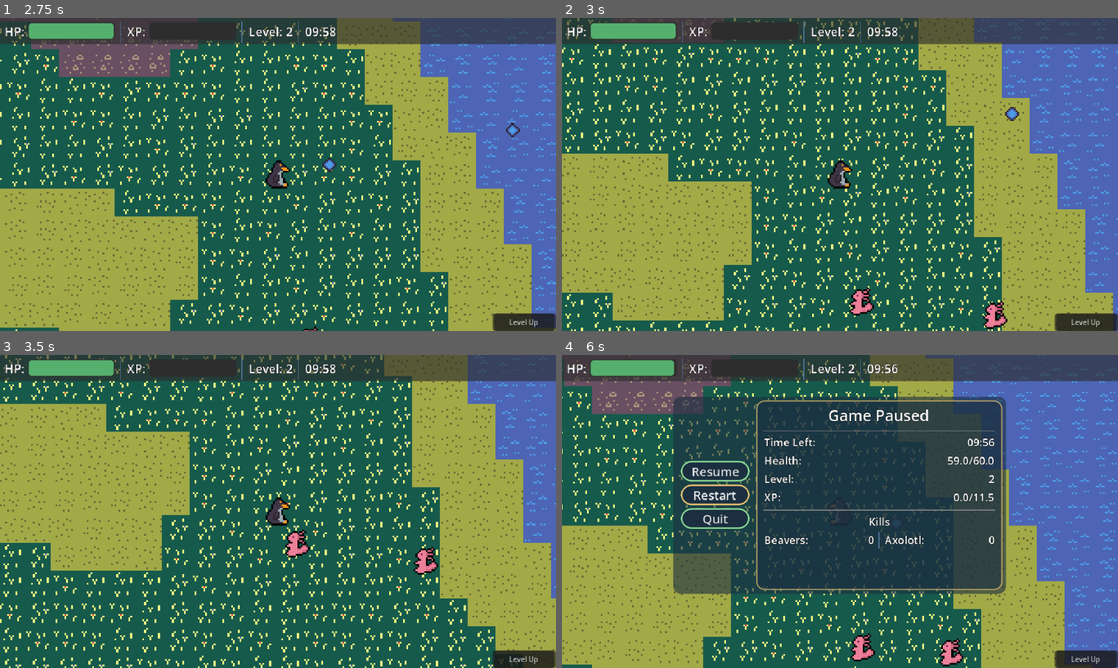
Above: before the commit, frames 1-4 (two rows, left to right).
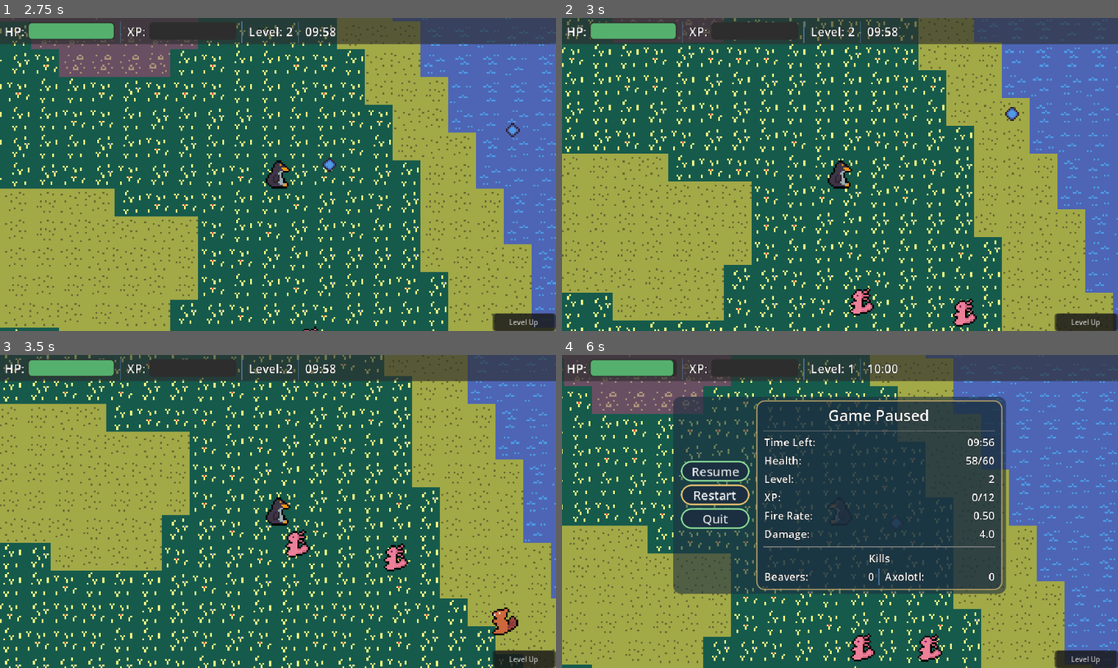
Above: after the commit, the same moments.

Repository: dr-rodriguez/Penguin-Last-Stand
Game: Godot game, scene res://src/core/main_game/main_game.tscn
Same seed, same stepped clock (60 frames per second), same inputs: the game is played once before the commit and once after it.
Inputs (mouse positions are in pixels of both pictures, inside the frame that each line leads up to):
- Up to frame 1 (2.75 s): click "Level Up" at 0.5 s; click (139, 190) at 1.25 s; move the mouse to (400, 158) at 2.02 s; press the mouse at (400, 158) at 2.03 s; hold D (move_right) from 2.03 s (still down)
- Up to frame 2 (3 s): move the mouse to (728, 190) at 2.77 s; release D (move_right) at 2.78 s; release the mouse at (728, 190) at 2.78 s; hold S (move_down) from 2.78 s (still down); click (728, 190) at 2.85 s
- Up to frame 3 (3.5 s): keep holding S (move_down)
- Up to frame 4 (6 s): move the mouse to (895, 442) at 3.52 s; release S (move_down) at 3.53 s; press the mouse at (895, 442) at 3.53 s; hold D (move_right) 3.53-4.28 s; move the mouse to (812, 574) at 4.27 s; release the mouse at (812, 574) at 4.28 s; hold W (move_up) 4.28-5.03 s; click (812, 574) at 4.35 s; move the mouse to (1006, 558) at 5.02 s; press the mouse at (1006, 558) at 5.03 s; hold A (move_left) 5.03-5.75 s; tap Escape (pause) at 5.65 s; release the mouse at (1006, 558) at 5.75 s; click "Restart" at 5.75 s

Frame 1 is identical in both runs. In frame 2, 0.5% of the frame differs, in the area x 70-81%, y 89-100%; in frame 3, 0.8%; in frame 4, 2.1%, in the area x 19-78%, y 1-100%.

Commit message:
refactoring for helper Stats autoload, adding reset logic, updating pause menu

Diff:
--- a/project.godot
+++ b/project.godot
@@ -18,6 +18,7 @@
 
 [autoload]
 
+Stats="*uid://b0tr2tsgluf72"
 Game="*uid://cc5nqv4x4qfyc"
 Settings="*uid://dxr53ebv2yjhi"
 
--- a/src/core/autoload/game.gd
+++ b/src/core/autoload/game.gd
@@ -11,77 +11,11 @@
 signal run_lost()
 signal level_up()
 signal powerup_selected(name: String)
-
-## Growth rate of difficulty/level up requirement
-const GROWTH: float = 0.15
-## Maximum time to count down from
-const MAX_TIME: int = 600
-## Growth rate of power ups
-const POWER_GROWTH: float = 0.1
-
-# Player properties
-## Current XP toward next level, never negative
-var player_xp: float = 0:
-	set(value):
-		player_xp = maxf(value, 0.0)
-## Max health, never below 1
-var player_health: float = 50.0:
-	set(value):
-		player_health = maxf(value, 1.0)
-		# Re-clamp current health against the new max
-		current_player_health = current_player_health
-## Live health, clamped to [0, player_health]
-var current_player_health: float = 50.0:
-	set(value):
-		current_player_health = clampf(value, 0.0, player_health)
-## Player level
-var player_level: int = 1
-## XP needed for a level up
-var level_xp_needed: float = 10.0
-
-#region Player combat attributes
-## Fire rate, never below 0.1
-var fire_interval: float = 0.5:
-	set(value):
-		fire_interval = maxf(value, 0.1)
-## Current fire rate, clamped to [0.1, fire_interval]
-var current_fire_interval: float = 0.5:
-	set(value):
-		current_fire_interval = clampf(value, 0.1, fire_interval)
-
-var bullet_speed: float = 300.
-var current_bullet_speed: float = 300.
-var bullet_damage: float = 4.0
-var current_bullet_damage: float = 4.0
-
-#endregion
-
-## Enemy type weight (below this value, second type shows up)
-var enemy_type_weight: float = 0.4
-## Enemy spawn time (rate increases over time)
-var enemy_spawn_time: float = 1.0:
-	set(value):
-		# Clamp to be within low/high thresholds
-		enemy_spawn_time = clampf(value, 0.1, 1.0)
-
-## List of available power ups
-var power_up_list := [
-	preload("res://src/resources/powerups/damage_up.tres"),
-	preload("res://src/resources/powerups/fire_rate.tres"),
-	preload("res://src/resources/powerups/health_boost.tres"),
-]
-
-# Game stats
-var beaver_kills: int = 0
-var axolotl_kills: int = 0
-## Game time in seconds
-var time_elapsed: int = 0
-
-var debug_flag:bool = true
+signal stats_refreshed()
 
 
 func _ready() -> void:
-	_reset()
+	Stats.reset()
 	print("[Game] ready")
 
 	# Signal connnections
@@ -91,22 +25,16 @@
 	powerup_selected.connect(_on_powerup_selected)
 
 
-## Helper method to reset values on game start
-func _reset() -> void:
-	# TODO: Make a game reset function
-	pass
-
-
 ## Logic for any time calculations
 func calculate_time_stats() -> void:
-	time_elapsed += 1
+	Stats.time_elapsed += 1
 
 	# Reached end time, emit win signal
-	if time_elapsed >= MAX_TIME:
+	if Stats.time_elapsed >= Stats.MAX_TIME:
 		run_won.emit()
 
 	# Increase difficulty every 2 minutes
-	if time_elapsed % 120 == 0:
+	if Stats.time_elapsed % 120 == 0:
 		_increase_difficulty()
 
 
@@ -118,30 +46,30 @@
 
 ## Handle XP when enemies are defeated
 func _on_enemy_defeated(_n: Node) -> void:
-	player_xp += 1
+	Stats.player_xp += 1
 
 	# Level up logic
-	if player_xp >= level_xp_needed:
+	if Stats.player_xp >= Stats.level_xp_needed:
 		level_up.emit()
 
 
 ## Increase the difficulty
 func _increase_difficulty() -> void:
-	enemy_spawn_time *= (1.0 - GROWTH)
-	print("[Game] Spawn time now " + str(enemy_spawn_time))
+	Stats.enemy_spawn_time *= (1.0 - Stats.GROWTH)
+	print("[Game] Spawn time now " + str(Stats.enemy_spawn_time))
 
 
 ## Handle level ups
 func _on_level_up() -> void:
 	# Reset current XP amount
-	player_xp = 0
-	level_xp_needed *= (1.0 + GROWTH)
-	player_level += 1
+	Stats.player_xp = 0
+	Stats.level_xp_needed *= (1.0 + Stats.GROWTH)
+	Stats.player_level += 1
 
 	# Increase the difficutly
 	_increase_difficulty()
 
-	print("[Game] Level up to " + str(player_level))
+	print("[Game] Level up to " + str(Stats.player_level))
 	# MainGame freezes the run until a power-up is picked
 
 
@@ -160,24 +88,25 @@
 			_apply_damage_up()
 	# MainGame resumes the run now that the choice is made
 
+	# Refresh stats, if needed
+	stats_refreshed.emit()
+
 ## Increase maximum health
 func _apply_health_boost() -> void:
-	player_health += 10.
-	current_player_health += 10.
-	print("[Game] health: " + str(current_player_health) + "/" + str(player_health))
-	# Player hasn't really been hit, but this is used for the HUD
-	player_hit.emit()
+	Stats.player_health += 10.
+	Stats.current_player_health += 10.
+	print("[Game] health: " + str(Stats.current_player_health) + "/" + str(Stats.player_health))
 
 ## Increase fire rate
 func _apply_fire_rate_up() -> void:
-	current_fire_interval *= (1.0 - POWER_GROWTH)
-	fire_interval *= (1.0 - POWER_GROWTH)
-	print("[Game] fire rate: " + str(current_fire_interval))
+	Stats.current_fire_interval *= (1.0 - Stats.POWER_GROWTH)
+	Stats.fire_interval *= (1.0 - Stats.POWER_GROWTH)
+	print("[Game] fire rate: " + str(Stats.current_fire_interval))
 
 ## Increase damage dealt
 func _apply_damage_up() -> void:
-	current_bullet_damage += 1
-	bullet_damage += 1.0
-	print("[Game] damage: " + str(current_bullet_damage))
+	Stats.current_bullet_damage += 1
+	Stats.bullet_damage += 1.0
+	print("[Game] damage: " + str(Stats.current_bullet_damage))
 
 #endregion
--- /dev/null
+++ b/src/core/autoload/stats.gd
@@ -0,0 +1,108 @@
+extends Node
+
+## Holds all per-run tuning values and mutable run state.
+## Game reads/writes these; Stats owns the defaults and the reset.
+
+## Growth rate of difficulty/level up requirement
+const GROWTH: float = 0.15
+## Maximum time to count down from
+const MAX_TIME: int = 600
+## Growth rate of power ups
+const POWER_GROWTH: float = 0.1
+
+#region Defaults
+const DEFAULT_PLAYER_HEALTH: float = 50.0
+const DEFAULT_LEVEL_XP_NEEDED: float = 10.0
+const DEFAULT_FIRE_INTERVAL: float = 0.5
+const DEFAULT_BULLET_SPEED: float = 300.0
+const DEFAULT_BULLET_DAMAGE: float = 4.0
+const DEFAULT_ENEMY_TYPE_WEIGHT: float = 0.4
+const DEFAULT_ENEMY_SPAWN_TIME: float = 0.8
+#endregion
+
+# Player properties
+## Current XP toward next level, never negative
+var player_xp: float = 0:
+	set(value):
+		player_xp = maxf(value, 0.0)
+## Max health, never below 1
+var player_health: float = DEFAULT_PLAYER_HEALTH:
+	set(value):
+		player_health = maxf(value, 1.0)
+		# Re-clamp current health against the new max
+		current_player_health = current_player_health
+## Live health, clamped to [0, player_health]
+var current_player_health: float = DEFAULT_PLAYER_HEALTH:
+	set(value):
+		current_player_health = clampf(value, 0.0, player_health)
+## Player level
+var player_level: int = 1
+## XP needed for a level up
+var level_xp_needed: float = DEFAULT_LEVEL_XP_NEEDED
+
+#region Player combat attributes
+## Fire rate, never below 0.1
+var fire_interval: float = DEFAULT_FIRE_INTERVAL:
+	set(value):
+		fire_interval = maxf(value, 0.1)
+## Current fire rate, clamped to [0.1, fire_interval]
+var current_fire_interval: float = DEFAULT_FIRE_INTERVAL:
+	set(value):
+		current_fire_interval = clampf(value, 0.1, fire_interval)
+
+var bullet_speed: float = DEFAULT_BULLET_SPEED
+var current_bullet_speed: float = DEFAULT_BULLET_SPEED
+var bullet_damage: float = DEFAULT_BULLET_DAMAGE
+var current_bullet_damage: float = DEFAULT_BULLET_DAMAGE
+#endregion
+
+## Enemy type weight (below this value, second type shows up)
+var enemy_type_weight: float = DEFAULT_ENEMY_TYPE_WEIGHT
+## Enemy spawn time (rate increases over time)
+var enemy_spawn_time: float = DEFAULT_ENEMY_SPAWN_TIME:
+	set(value):
+		# Clamp to be within low/high thresholds
+		enemy_spawn_time = clampf(value, 0.05, DEFAULT_ENEMY_SPAWN_TIME)
+
+## List of available power ups
+var power_up_list := [
+	preload("res://src/resources/powerups/damage_up.tres"),
+	preload("res://src/resources/powerups/fire_rate.tres"),
+	preload("res://src/resources/powerups/health_boost.tres"),
+]
+
+# Game stats
+var beaver_kills: int = 0
+var axolotl_kills: int = 0
+## Game time in seconds
+var time_elapsed: int = 0
+
+var debug_flag: bool = true
+
+
+func _ready() -> void:
+	print("[Stats] ready")
+
+
+## Restore every run value to its starting state
+func reset() -> void:
+	player_xp = 0.0
+	player_level = 1
+	level_xp_needed = DEFAULT_LEVEL_XP_NEEDED
+
+	player_health = DEFAULT_PLAYER_HEALTH
+	current_player_health = DEFAULT_PLAYER_HEALTH
+
+	fire_interval = DEFAULT_FIRE_INTERVAL
+	current_fire_interval = DEFAULT_FIRE_INTERVAL
+	bullet_speed = DEFAULT_BULLET_SPEED
+	current_bullet_speed = DEFAULT_BULLET_SPEED
+	bullet_damage = DEFAULT_BULLET_DAMAGE
+	current_bullet_damage = DEFAULT_BULLET_DAMAGE
+
+	enemy_type_weight = DEFAULT_ENEMY_TYPE_WEIGHT
+	enemy_spawn_time = DEFAULT_ENEMY_SPAWN_TIME
+
+	beaver_kills = 0
+	axolotl_kills = 0
+	time_elapsed = 0
--- a/src/core/main_game/main_game.gd
+++ b/src/core/main_game/main_game.gd
@@ -21,7 +21,7 @@
 	Game.powerup_selected.connect(_on_powerup_selected)
 	pause_menu.resume_requested.connect(_pause_for.bind(PauseSource.NONE))
 
-	debug_layer.visible = Game.debug_flag
+	debug_layer.visible = Stats.debug_flag
 
 
 func _process(_delta: float) -> void:
@@ -69,7 +69,7 @@
 	snowball.launch()
 
 	# Start the timer
-	shoot_timer.start(Game.current_fire_interval)
+	shoot_timer.start(Stats.current_fire_interval)
 	on_cooldown = true
 
 
--- a/src/core/main_game/spawner.gd
+++ b/src/core/main_game/spawner.gd
@@ -30,7 +30,7 @@
 
 	# Randomize enemy type (change enemy.enemy_def)
 	var spawn_weight := randf()
-	if spawn_weight <= Game.enemy_type_weight:
+	if spawn_weight <= Stats.enemy_type_weight:
 		enemy.enemy_def = BEAVER
 	else:
 		enemy.enemy_def = AXOLOTL
@@ -39,7 +39,7 @@
 	enemy.launch(player)
 
 	# Use latest spawn time
-	spawn_timer.start(Game.enemy_spawn_time)
+	spawn_timer.start(Stats.enemy_spawn_time)
 
 	#print("[Spawner] Enemy " + enemy.enemy_def.name + " added")
 
@@ -50,9 +50,9 @@
 
 	# Count score
 	if enemy.enemy_def.name == "Axolotl":
-		Game.axolotl_kills += 1
+		Stats.axolotl_kills += 1
 	elif enemy.enemy_def.name == "Beaver":
-		Game.beaver_kills += 1
+		Stats.beaver_kills += 1
 	# Player XP is handled by Game autoload
 
 	# Release enemy back to pool
--- a/src/gameplay/interactables/snowball.gd
+++ b/src/gameplay/interactables/snowball.gd
@@ -4,14 +4,14 @@
 
 var direction := Vector2.ZERO
 var travelled_distance: float = 0.0
-var speed: float = Game.current_bullet_speed
+var speed: float = Stats.current_bullet_speed
 
 
 ## Reset any properties between acquisitions
 func _reset() -> void:
 	travelled_distance = 0.0
 	direction = Vector2.ZERO
-	speed = Game.current_bullet_speed
+	speed = Stats.current_bullet_speed
 
 
 func _physics_process(delta: float) -> void:
@@ -33,7 +33,7 @@
 
 	var mouse_pos: Vector2 = get_global_mouse_position()
 	direction = (mouse_pos - global_position).normalized()
-	speed = Game.current_bullet_speed
+	speed = Stats.current_bullet_speed
 
 
 ## Hit an enemy
@@ -42,7 +42,7 @@
 	if "Enemy" in body.get_groups():
 		#print("[Snowball] hit enemy " + str(body))
 		# Do damage to enemy
-		body.take_damage(Game.current_bullet_damage)
+		body.take_damage(Stats.current_bullet_damage)
 		Game.snowball_done.emit(self)
 	else:
 		return
--- a/src/gameplay/player/player.gd
+++ b/src/gameplay/player/player.gd
@@ -43,7 +43,7 @@
 
 		# Reciprocal damage to enemy
 		# TODO: Decide if this should be bullet damage or some other value
-		body.take_damage(Game.current_bullet_damage)
+		body.take_damage(Stats.current_bullet_damage)
 
 		# Start cooldown so player doesn't take too much damage
 		damage_cooldown.start()
@@ -52,14 +52,14 @@
 
 ## Method for player to take damage
 func take_damage(value: float) -> void:
-	Game.current_player_health -= value
+	Stats.current_player_health -= value
 	damage_fx()
 	Game.player_hit.emit()
 
 	# TODO: Add logic for when below 0 health
 
 	# Emit signal when player lost
-	if Game.current_player_health <= 0:
+	if Stats.current_player_health <= 0:
 		Game.run_lost.emit()
 
 
--- a/src/ui/hud/hud.gd
+++ b/src/ui/hud/hud.gd
@@ -6,34 +6,44 @@
 @onready var level_label: Label = %LevelLabel
 
 func _ready() -> void:
-	health_bar.max_value = Game.player_health
-	health_bar.value = Game.current_player_health
-	xp_bar.value = Game.player_xp
-	xp_bar.max_value = Game.level_xp_needed
+	health_bar.max_value = Stats.player_health
+	health_bar.value = Stats.current_player_health
+	xp_bar.value = Stats.player_xp
+	xp_bar.max_value = Stats.level_xp_needed
 
 	# Signals
 	Game.player_hit.connect(_on_player_hit)
 	Game.game_tick.connect(_on_game_tick)
 	Game.enemy_defeated.connect(_on_enemy_defeated)
 	Game.level_up.connect(_on_level_up)
+	Game.stats_refreshed.connect(_refresh_stats)
 
-	time_label.text = Game.format_time(Game.MAX_TIME)
+	time_label.text = Game.format_time(Stats.MAX_TIME)
+
+
+## Refresh all stats in the HUD
+func _refresh_stats() -> void:
+	_update_xp_bar()
+	_on_player_hit()
+	_on_enemy_defeated(null)
+	_on_game_tick()
+	_on_level_up()
 
 
 func _update_xp_bar() -> void:
 	var tween := get_tree().create_tween().set_parallel()
-	tween.tween_property(xp_bar, "value", Game.player_xp, 0.2)
-	tween.tween_property(xp_bar, "max_value", Game.level_xp_needed, 0.2)
+	tween.tween_property(xp_bar, "value", Stats.player_xp, 0.2)
+	tween.tween_property(xp_bar, "max_value", Stats.level_xp_needed, 0.2)
 
 
 func _on_player_hit() -> void:
 	var tween := get_tree().create_tween().set_parallel()
-	tween.tween_property(health_bar, "max_value", Game.player_health, 0.2)
-	tween.tween_property(health_bar, "value", Game.current_player_health, 0.2)
+	tween.tween_property(health_bar, "max_value", Stats.player_health, 0.2)
+	tween.tween_property(health_bar, "value", Stats.current_player_health, 0.2)
 
 
 func _on_game_tick() -> void:
-	time_label.text = Game.format_time(Game.MAX_TIME - Game.time_elapsed)
+	time_label.text = Game.format_time(Stats.MAX_TIME - Stats.time_elapsed)
 
 
 func _on_enemy_defeated(_n: Node) -> void:
@@ -41,5 +51,5 @@
 
 
 func _on_level_up() -> void:
-	level_label.text = "Level: " + str(Game.player_level)
+	level_label.text = "Level: " + str(Stats.player_level)
 	_update_xp_bar()
--- a/src/ui/levelup/levelup.gd
+++ b/src/ui/levelup/levelup.gd
@@ -11,7 +11,7 @@
 ## Deal a fresh random power-up to each card, then reveal the screen
 func show_options() -> void:
 	# TODO: Remove fire rate up card if at min value (0.1)
-	var pool: Array = Game.power_up_list.duplicate()
+	var pool: Array = Stats.power_up_list.duplicate()
 	pool.shuffle()
 	for i in card_list.size():
 		card_list[i].powerup = pool[i]
--- a/src/ui/pause/pause.gd
+++ b/src/ui/pause/pause.gd
@@ -7,6 +7,8 @@
 @onready var health_label: Label = %HealthLabel
 @onready var level_label: Label = %LevelLabel
 @onready var xp_label: Label = %XPLabel
+@onready var fire_rate_label: Label = %FireRateLabel
+@onready var damage_label: Label = %DamageLabel
 @onready var beaver_label: Label = %BeaverLabel
 @onready var axo_label: Label = %AxolotlLabel
 
@@ -24,12 +26,30 @@
 
 ## Update all the text
 func update_labels() -> void:
-	time_label.text = Game.format_time(Game.MAX_TIME - Game.time_elapsed)
-	health_label.text = str(Game.current_player_health) + "/" + str(Game.player_health)
-	level_label.text = str(Game.player_level)
-	beaver_label.text = str(Game.beaver_kills)
-	axo_label.text = str(Game.axolotl_kills)
-	xp_label.text = str(Game.player_xp) + "/" + str(Game.level_xp_needed)
+	time_label.text = Game.format_time(Stats.MAX_TIME - Stats.time_elapsed)
+	health_label.text = _format_pair(Stats.current_player_health, Stats.player_health, 0)
+	level_label.text = str(Stats.player_level)
+	beaver_label.text = str(Stats.beaver_kills)
+	axo_label.text = str(Stats.axolotl_kills)
+	xp_label.text = _format_pair(Stats.player_xp, Stats.level_xp_needed, 0)
+	fire_rate_label.text = _format_stat(Stats.current_fire_interval, 2)
+	damage_label.text = _format_stat(Stats.current_bullet_damage, 1)
+
+
+## Formats a current/max stat pair to the given decimal count (e.g. "42/50")
+func _format_pair(current: float, maximum: float, precision: int = 0) -> String:
+	var spec: String = _decimal_spec(precision)
+	return (spec + "/" + spec) % [current, maximum]
+
+
+## Formats a single stat to the given decimal count (e.g. "4.5")
+func _format_stat(value: float, precision: int = 1) -> String:
+	return _decimal_spec(precision) % value
+
+
+## Builds a float format spec with the given decimal count (1 -> "%.1f")
+func _decimal_spec(precision: int) -> String:
+	return "%%.%df" % maxi(precision, 0)
 
 
 ## Resume the game
@@ -43,4 +63,7 @@
 
 
 func _on_restart_button_pressed() -> void:
-	pass # Replace with function body.
+	# TODO: Replace with a clearer thing- maybe go back to main screen
+	Stats.reset()
+	# To update the UI
+	Game.stats_refreshed.emit()
--- a/src/ui/pause/pause.tscn
+++ b/src/ui/pause/pause.tscn
@@ -166,6 +166,34 @@
 size_flags_horizontal = 10
 text = "0/0"
 
+[node name="HBoxContainer7" type="HBoxContainer" parent="Panel/MarginContainer/HBoxContainer/TextPanel/TextContainer/VBoxContainer" unique_id=1005741840]
+layout_mode = 2
+
+[node name="FireRateLabel2" type="Label" parent="Panel/MarginContainer/HBoxContainer/TextPanel/TextContainer/VBoxContainer/HBoxContainer7" unique_id=1005741841]
+layout_mode = 2
+size_flags_horizontal = 0
+text = "Fire Rate: "
+
+[node name="FireRateLabel" type="Label" parent="Panel/MarginContainer/HBoxContainer/TextPanel/TextContainer/VBoxContainer/HBoxContainer7" unique_id=1005741842]
+unique_name_in_owner = true
+layout_mode = 2
+size_flags_horizontal = 10
+text = "0.0"
+
+[node name="HBoxContainer8" type="HBoxContainer" parent="Panel/MarginContainer/HBoxContainer/TextPanel/TextContainer/VBoxContainer" unique_id=1005741843]
+layout_mode = 2
+
+[node name="DamageLabel2" type="Label" parent="Panel/MarginContainer/HBoxContainer/TextPanel/TextContainer/VBoxContainer/HBoxContainer8" unique_id=1005741844]
+layout_mode = 2
+size_flags_horizontal = 0
+text = "Damage: "
+
+[node name="DamageLabel" type="Label" parent="Panel/MarginContainer/HBoxContainer/TextPanel/TextContainer/VBoxContainer/HBoxContainer8" unique_id=1005741845]
+unique_name_in_owner = true
+layout_mode = 2
+size_flags_horizontal = 10
+text = "0.0"
+
 [node name="HSeparator2" type="HSeparator" parent="Panel/MarginContainer/HBoxContainer/TextPanel/TextContainer/VBoxContainer" unique_id=1005741838]
 layout_mode = 2
 
Not shown, added: src/core/autoload/stats.gd.uid
